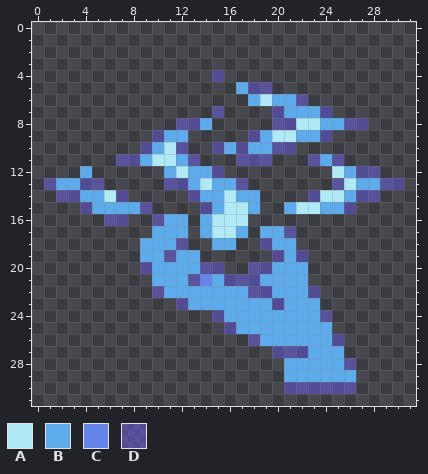
Pixel-art sprite: Resources/Textures/_CP14/Actions/Spells/meta.rsi/counter_spell.png. The picture above is the old version.
The file is 32x32 pixels.
Palette (. is transparent): A #b0eaf6  B #5eabeb  C #6486eb  D #6b5eeb7b
After:
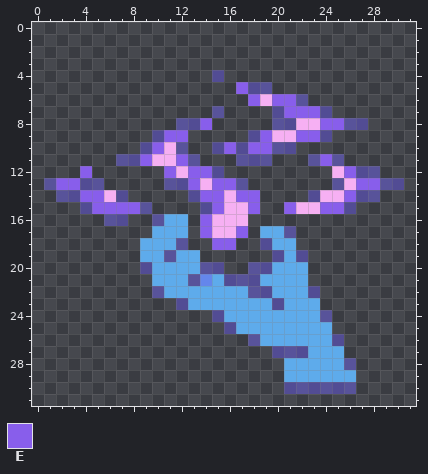
Colours new in this view: E #885eeb
From old to new:
Colour A changes from #b0eaf6 to #f6b0f3.
The author changed colour B to colour E in row 5 at x 17; in row 6 at x 18 and 20 to 21; in row 7 at x 21 to 23; in row 8 at x 14 and 24 to 25; in row 9 at x 11 to 12, 19 and 22 to 23; in row 10 at x 10, 16 and 18 to 19.
The author changed colour B to colour E in row 11 at x 9, 12 and 24; in row 12 at x 4, 11, 13 to 14 and 26; in row 13 at x 2 to 3, 13, 15 to 16 and 27 to 28; in row 14 at x 4 to 5, 14 to 15, 17 to 18 and 26; in row 15 at x 5 to 8, 15, 18, 21 and 24 to 25; in row 16 at x 14.
The author changed colour B to colour E in row 17 at x 14 and 17; in row 18 at x 15 to 16.
Changed places in both pictures, as pixel boxes (x1, y1, x2, y2):
changed: (56, 82, 380, 250)
